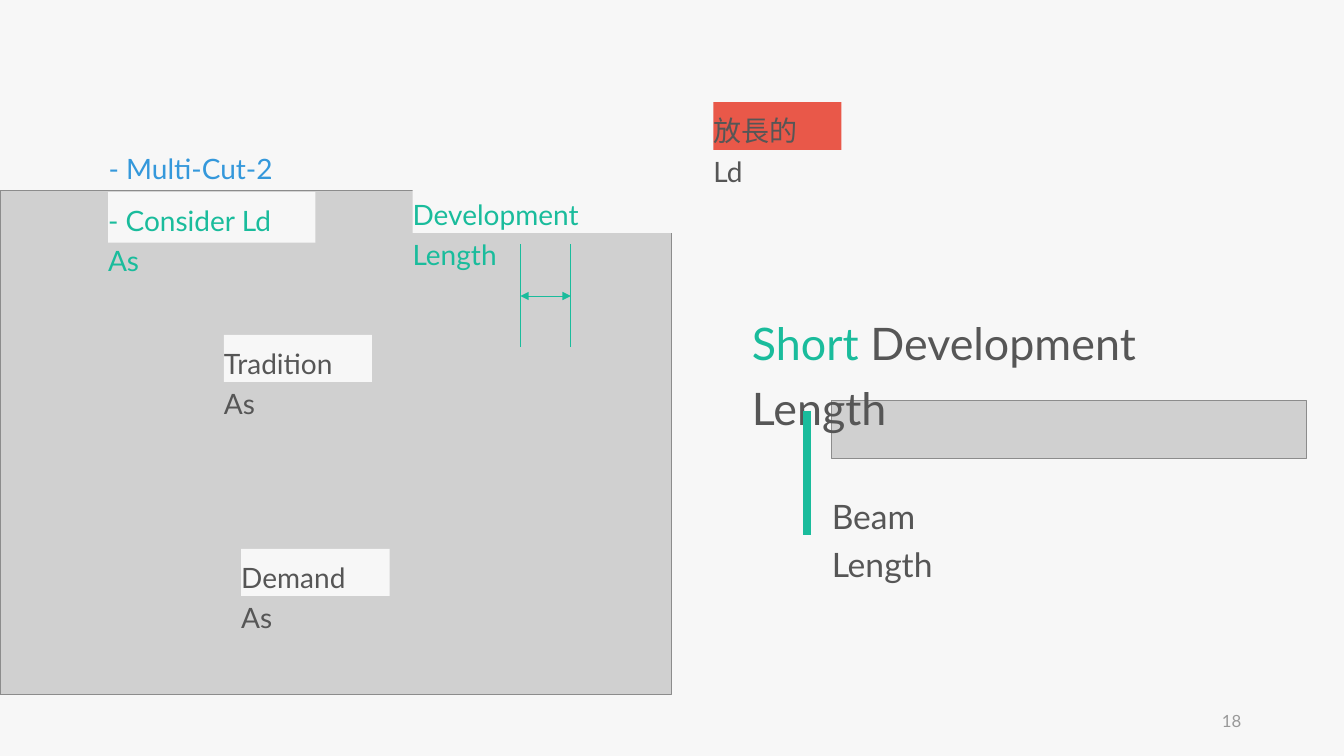
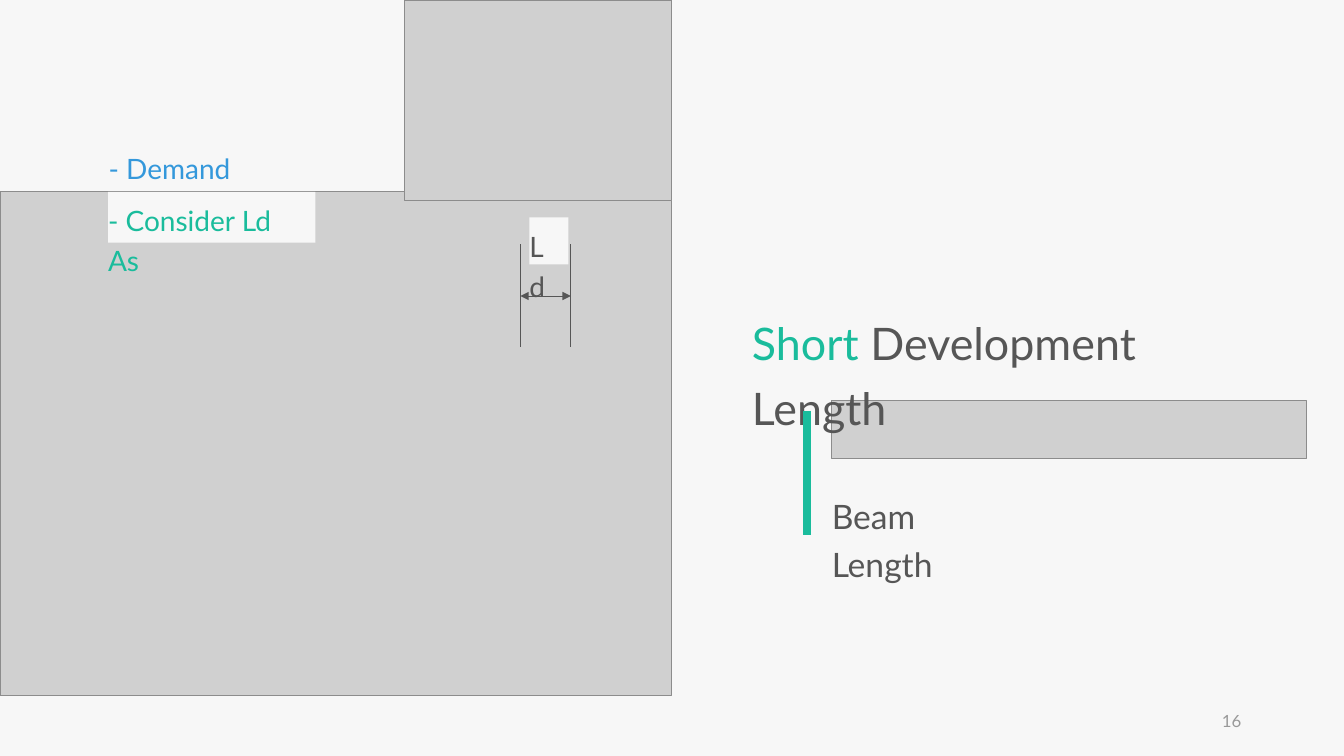
Before and after one commit to skyran1278/thesis, a slide deck: slide 16 of Meeting/20190523 Seminar/20190523 Seminar.pptx (slide 18 before the commit). Drawn at 1344x756 pixels with LibreOffice and Linux fonts; fonts in the diff are those of the drawing; grey boxes stand for pictures. Boxes give left, top, right and bottom in pixels: in the first picture for what was removed or moved away, otherwise in the second. Text is boxed around its words. In the diff, an @@ line names an element or a change of style, - is before the commit and + after.

```diff
--- a/Meeting/20190523 Seminar/20190523 Seminar.pptx
+++ b/Meeting/20190523 Seminar/20190523 Seminar.pptx
@@ picture added at [404,0,673,201] @@
@@ rectangle removed at [714,102,842,150] @@
-放長的 Ld
@@ text at [109,158,230,225]: text changed @@
-- Multi-Cut-2 As
+- Demand As
@@ text in rectangle at [242,210,271,231]: text changed; text colour #1ABC9C to #565656 @@
-Development Length
+Ld
@@ rectangle "Ld": place and size @@
-rectangle "Ld" at [412,186,671,233]
+rectangle "Ld" at [529,218,569,265]
@@ line (520, 244) - (520, 347): stroke #1ABC9C 0.5 pt to #565656 0.5 pt @@
@@ line (571, 244) - (571, 347): stroke #1ABC9C 0.5 pt to #565656 0.5 pt @@
@@ double arrow (520, 296) - (571, 296): stroke #1ABC9C 0.5 pt to #565656 0.5 pt @@
@@ rectangle removed at [224,335,372,382] @@
-Tradition As
@@ rectangle removed at [241,549,389,597] @@
-Demand As
@@ page number at [1222,715,1241,727]: text changed @@
-18
+16
```
Also in this commit, not shown: 11 other slides changed, 1 slide added, 3 slides removed, 3 other files.
